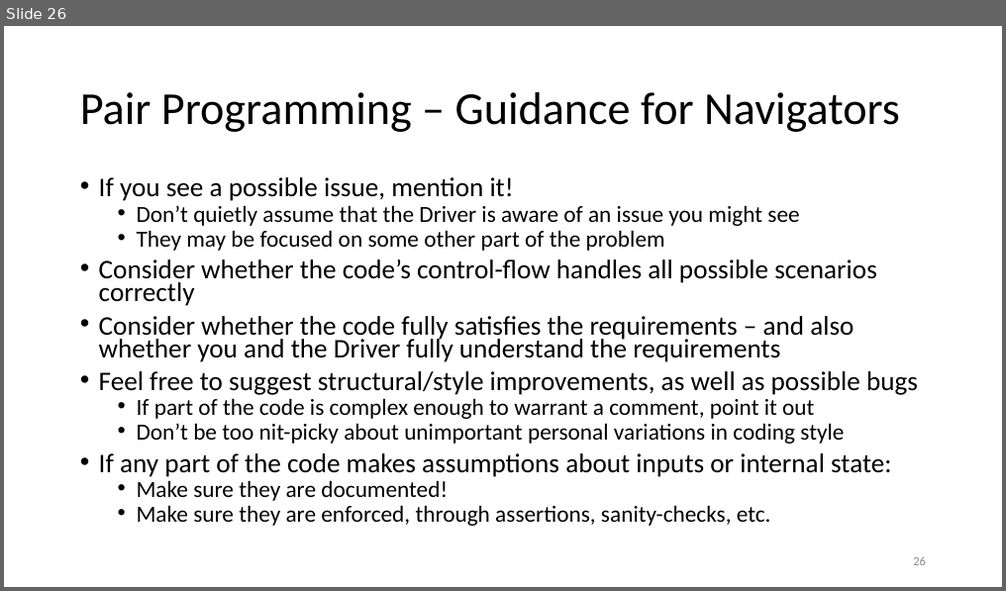
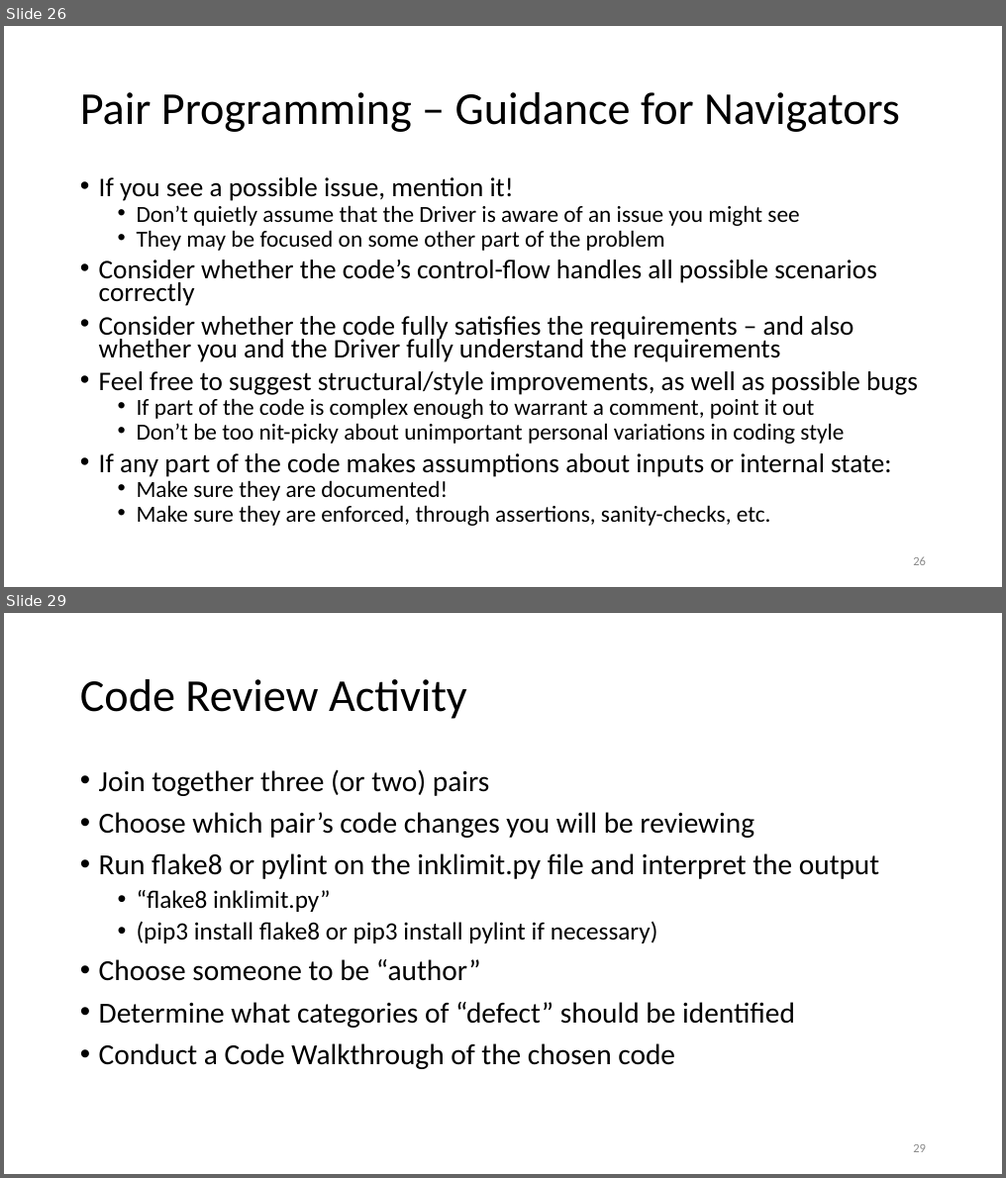
Before and after one commit to birajnp/Code-Review, a slide deck: presentations/CollaborativeConstruction.pptx. Shown one above the other, each under a label of ours: slide 26 before the commit, slides 26 and 29 after it; the slides between them are not shown. The pictures are 1006x591 and 1006x1178 pixels, drawn with LibreOffice and Linux fonts; fonts in the diff are those of the drawing. Boxes give left, top, right and bottom in pixels: in the first picture for what was removed or moved away, otherwise in the second. Text is boxed around its words. In the diff, an @@ line names an element or a change of style, - is before the commit and + after.

```diff
--- a/presentations/CollaborativeConstruction.pptx
+++ b/presentations/CollaborativeConstruction.pptx
@@ slide 29 added at (4, 613, 1002, 1174), background #FFFFFF @@
@@ title added at (80, 679, 467, 719), 44 pt, text #000000 @@
+Code Review Activity
@@ text added at (99, 769, 879, 1069), 28 pt, text #000000 @@
+• Join together three (or two) pairs
+• Choose which pair’s code changes you will be reviewing
+• Run flake8 or pylint on the inklimit.py file and interpret the output
+  • “flake8 inklimit.py”
+  • (pip3 install flake8 or pip3 install pylint if necessary)
+• Choose someone to be “author”
+• Determine what categories of “defect” should be identified
+• Conduct a Code Walkthrough of the chosen code
@@ page number added at (913, 1145, 926, 1153), 12 pt, text #8C8C8C @@
+29
```
Also in this commit, not shown: 9 slides changed, 3 other slides added, 1 slide removed.
